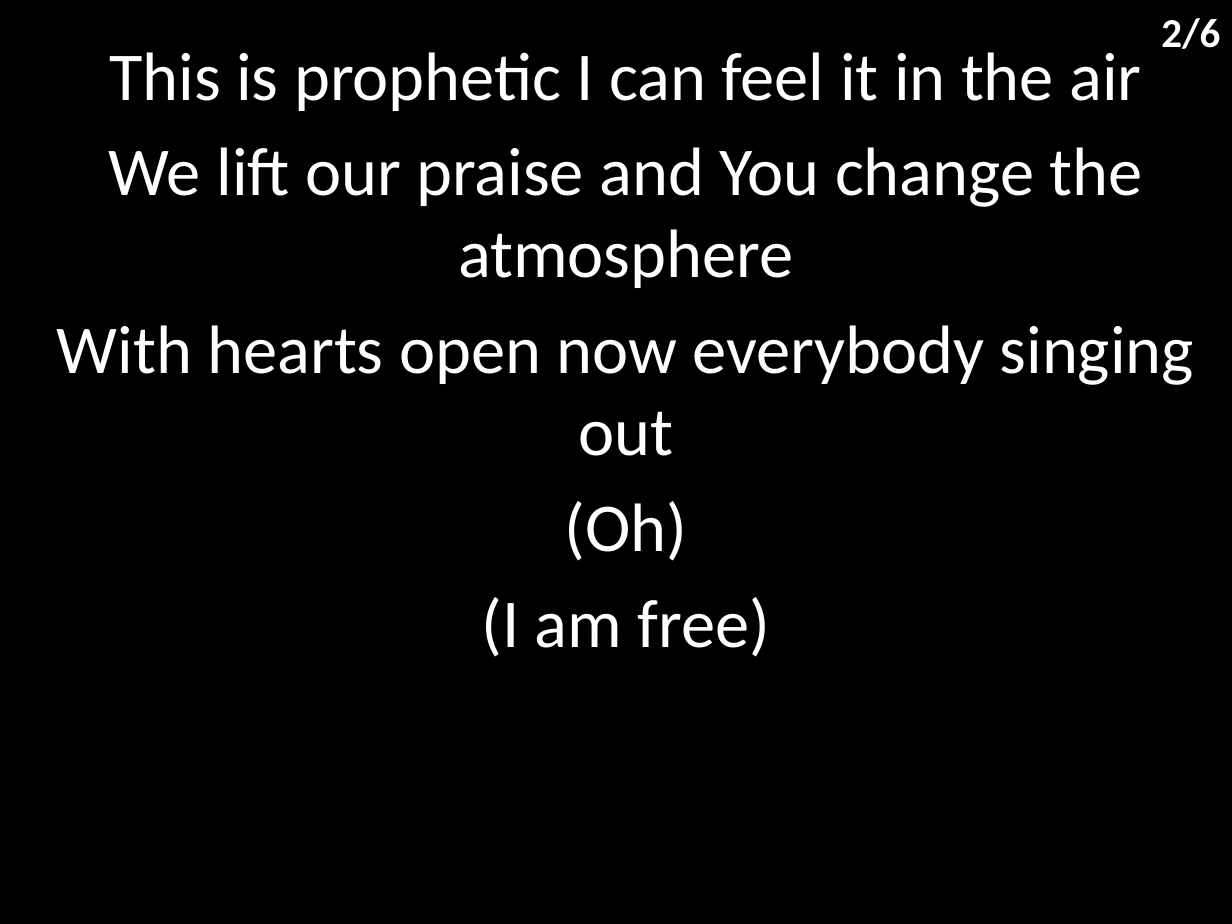
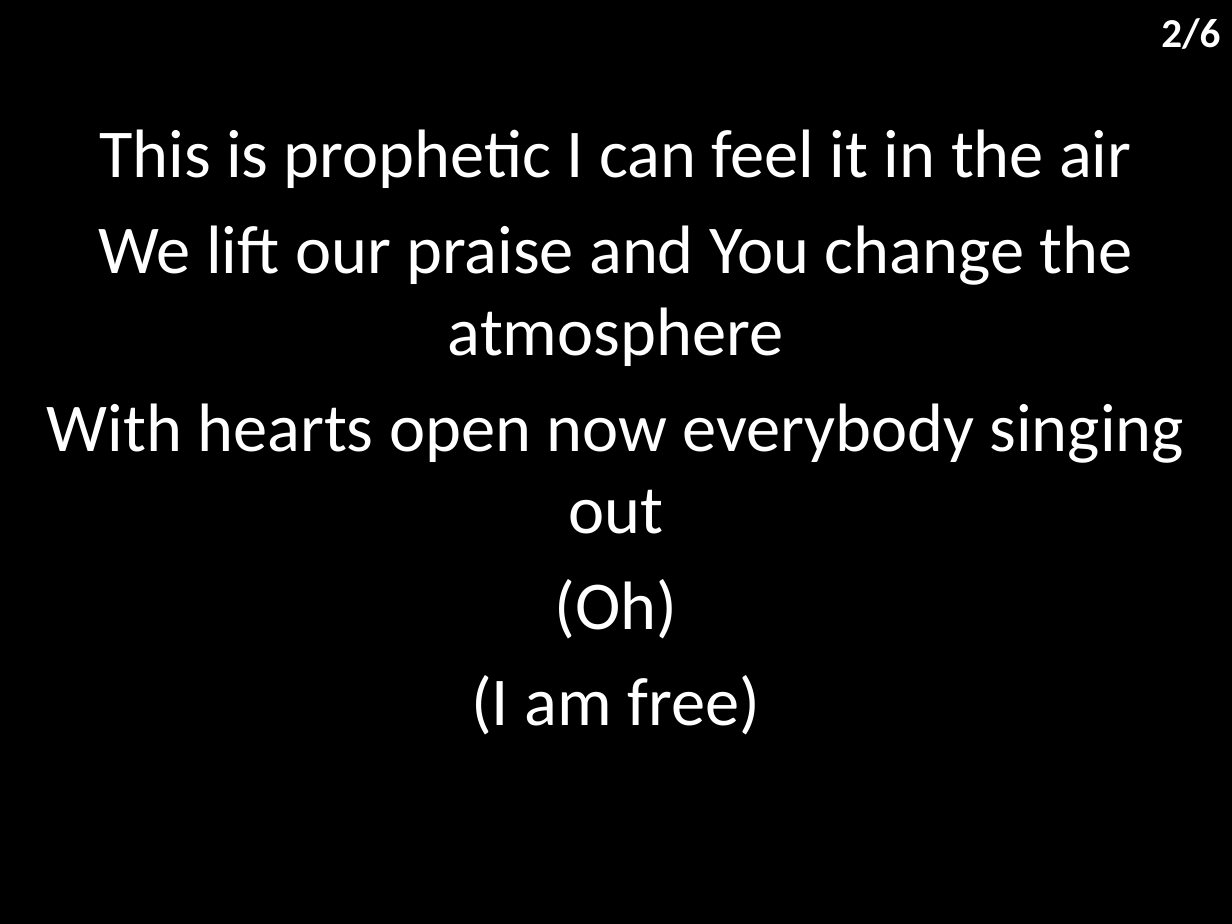
Before and after one commit to hoo-are-ya/worship, a slide deck: slide 3 of docs/songs/turn it up.pptx. Drawn at 1232x924 pixels with LibreOffice and Linux fonts; fonts in the diff are those of the drawing. Boxes give left, top, right and bottom in pixels: in the first picture for what was removed or moved away, otherwise in the second. Text is boxed around its words. In the diff, an @@ line names an element or a change of style, - is before the commit and + after.

```diff
--- a/docs/songs/turn it up.pptx
+++ b/docs/songs/turn it up.pptx
@@ subtitle "This is prophetic I can ...": place and size @@
-subtitle "This is prophetic I can ..." at [57, 52, 1194, 657]
+subtitle "This is prophetic I can ..." at [47, 129, 1184, 735]
```
Also in this commit, not shown: 5 other slides changed, 8 other files.
